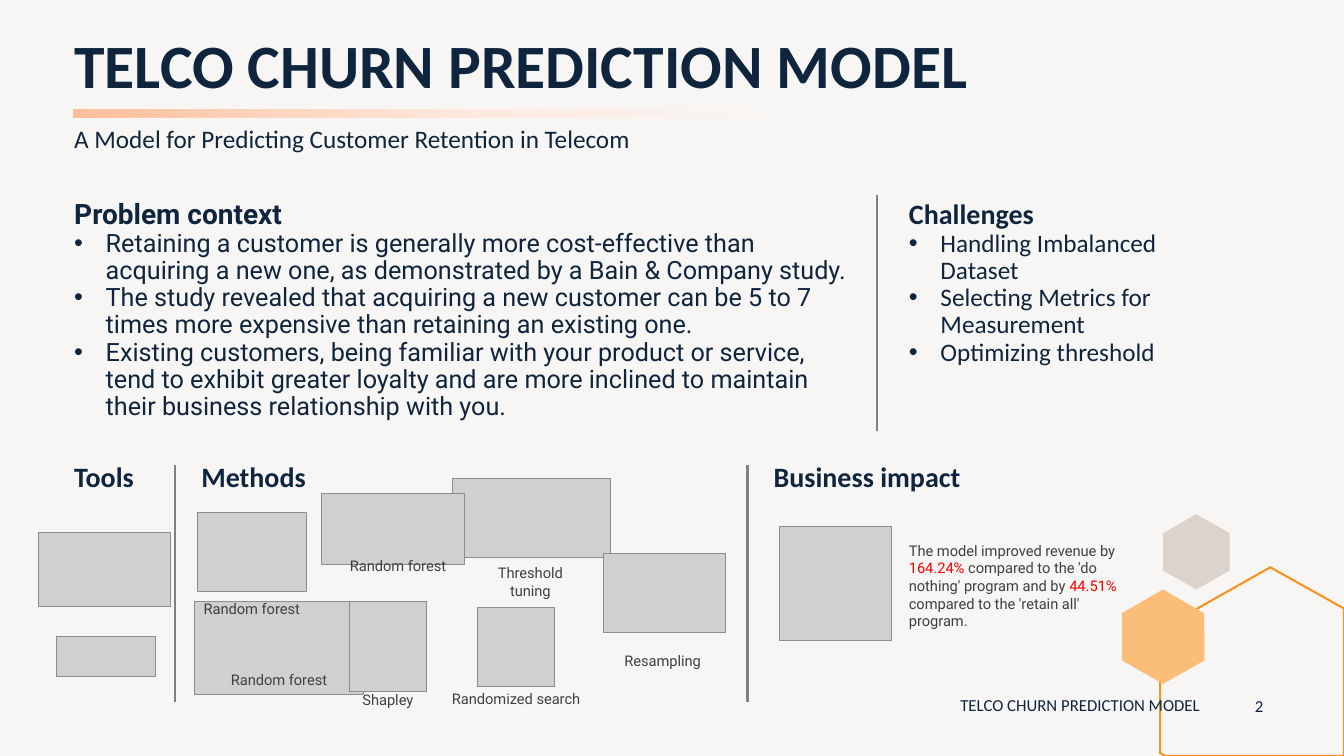
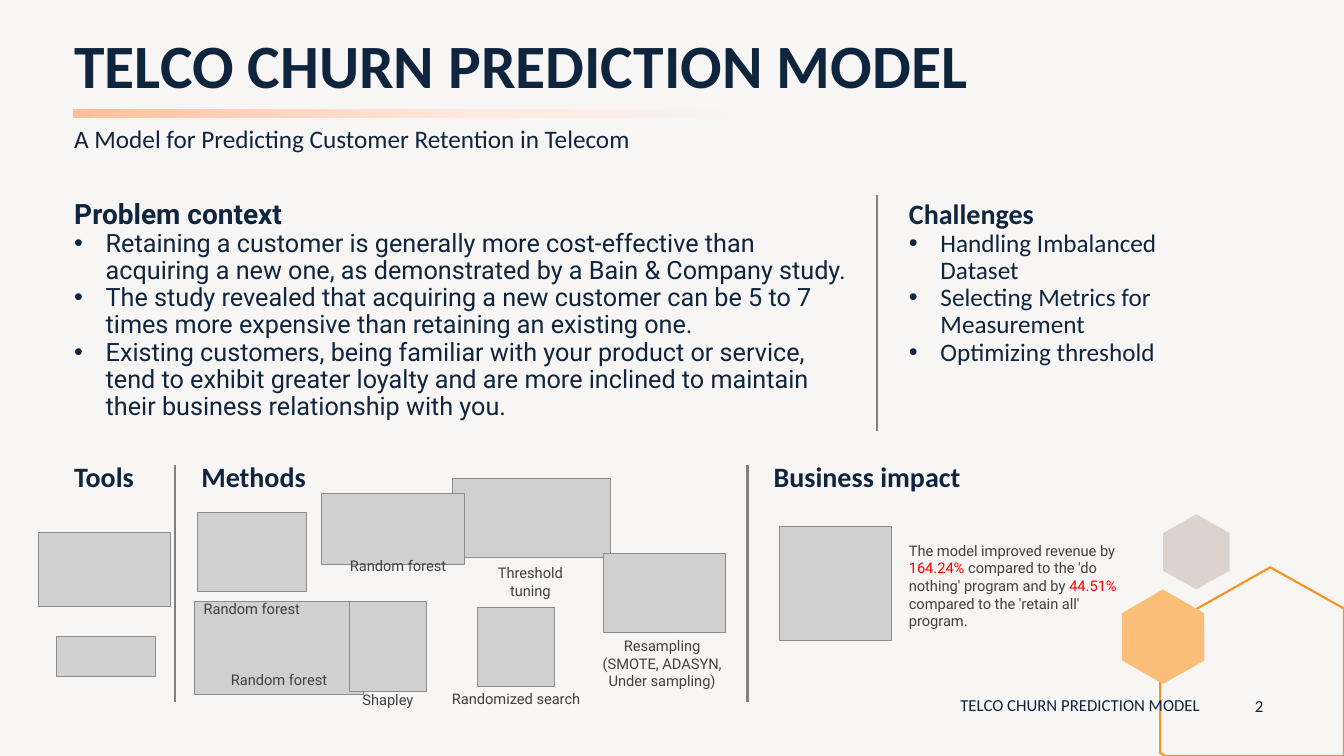
Before and after one commit to peerapat-t/telco_churn_prediction_model, a slide deck: slide 2 of Telco churn prediction model presentation.pptx. Drawn at 1344x756 pixels with LibreOffice and Linux fonts; fonts in the diff are those of the drawing; grey boxes stand for pictures. Boxes give left, top, right and bottom in pixels: in the first picture for what was removed or moved away, otherwise in the second. Text is boxed around its words. In the diff, an @@ line names an element or a change of style, - is before the commit and + after.

Commit message:
Add files via upload
try ADASYN

```diff
--- a/Telco churn prediction model presentation.pptx
+++ b/Telco churn prediction model presentation.pptx
@@ text at box(603, 640, 721, 689): text changed @@
-Resampling
+Resampling
+(SMOTE, ADASYN, Under sampling)
```
Also in this commit, not shown: 1 other slide changed, 1 slide added, 2 other files.
